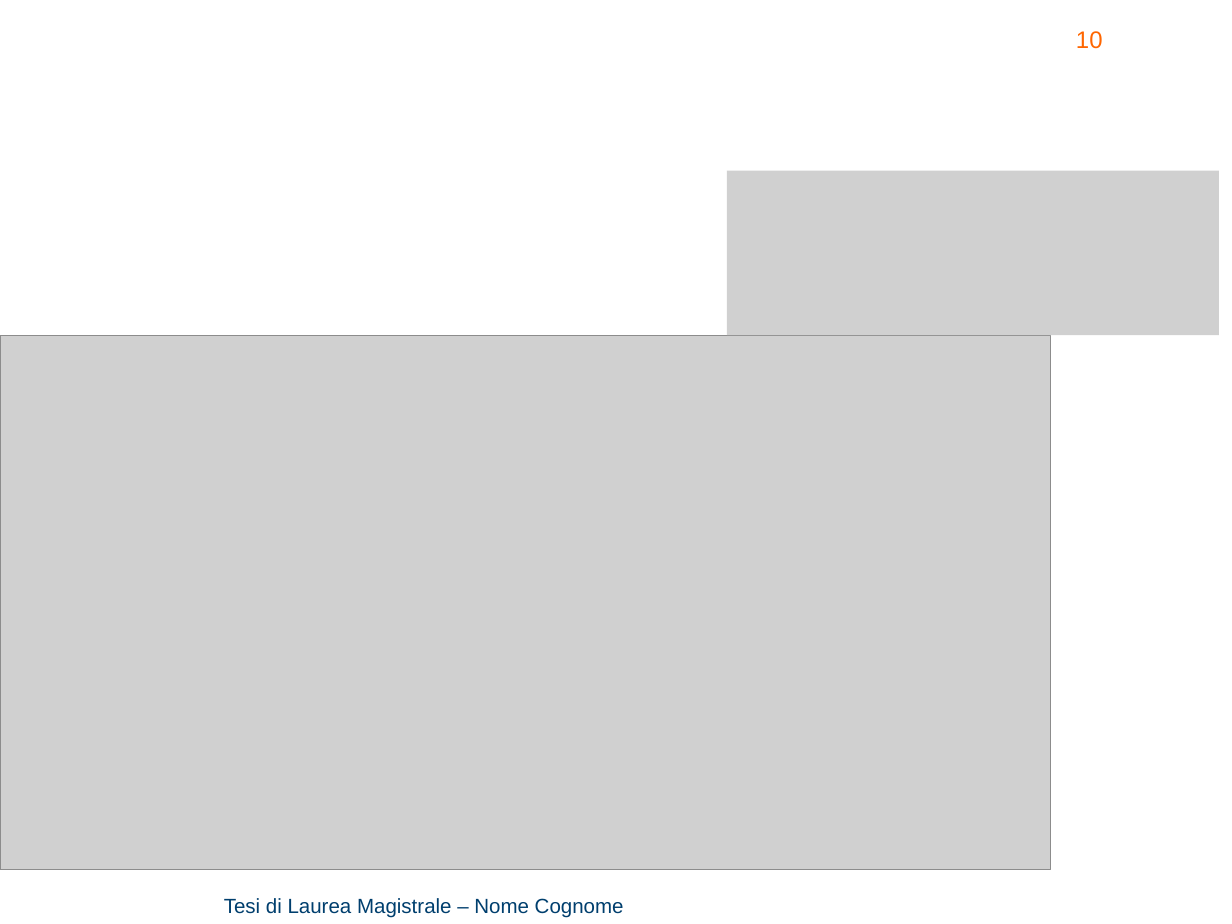
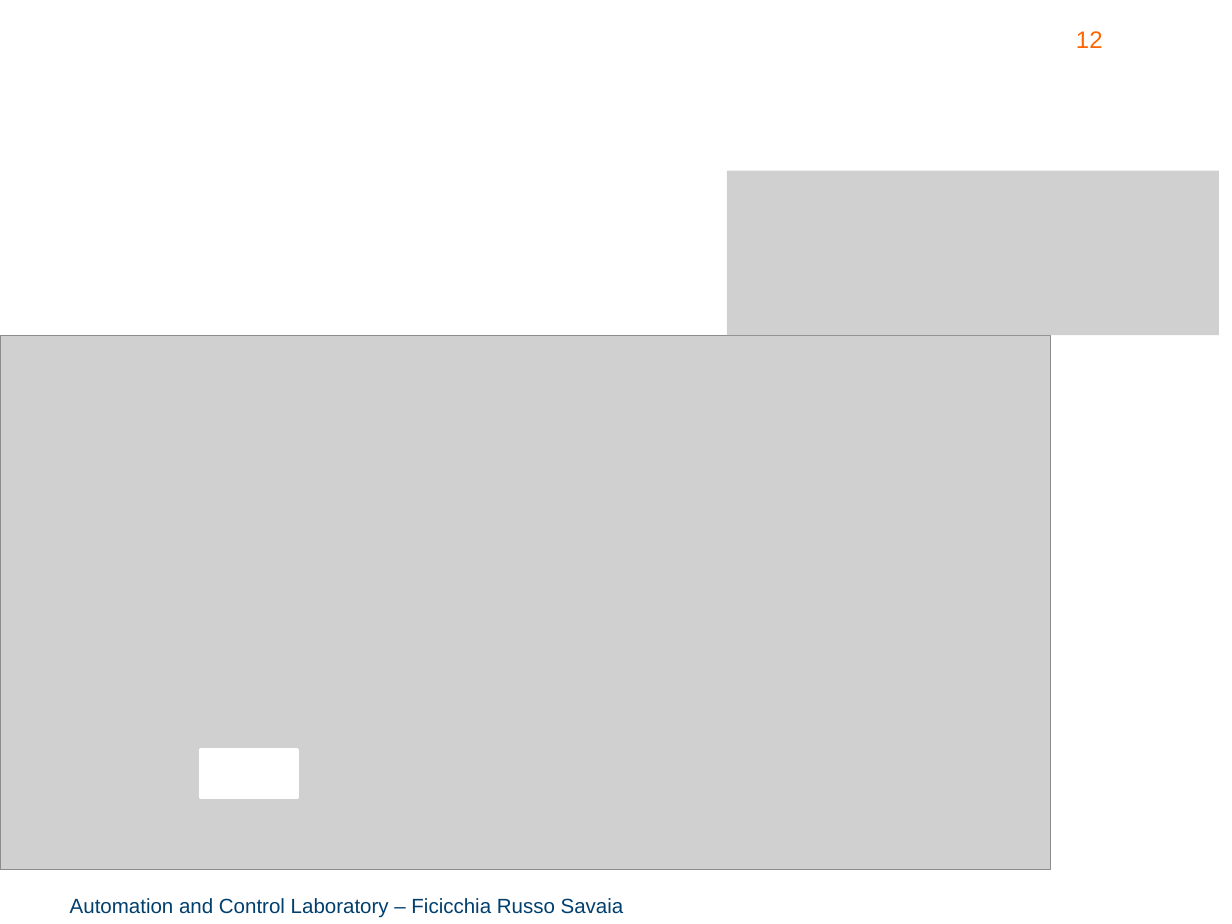
Before and after one commit to rssalessio/Control-Linear-Vibrations, a slide deck: slide 12 of finalPresentation/Part 3/Part3.pptx (slide 10 before the commit). Drawn at 1232x924 pixels with LibreOffice and Linux fonts; fonts in the diff are those of the drawing; grey boxes stand for pictures; background and template pictures are left out. Boxes give left, top, right and bottom in pixels: in the first picture for what was removed or moved away, otherwise in the second. Text is boxed around its words. In the diff, an @@ line names an element or a change of style, - is before the commit and + after.

```diff
--- a/finalPresentation/Part 3/Part3.pptx
+++ b/finalPresentation/Part 3/Part3.pptx
@@ page number at box(1076, 31, 1103, 48): text changed @@
-10
+12
@@ rectangle added at box(201, 750, 298, 797), fill #FFFFFF, outline #FFFFFF 2 pt @@
@@ text at box(70, 898, 624, 918): text changed @@
-Tesi di Laurea Magistrale – Nome Cognome
+Automation and Control Laboratory – Ficicchia Russo Savaia
```
Also in this commit, not shown: 24 other slides changed, 2 slides added.
